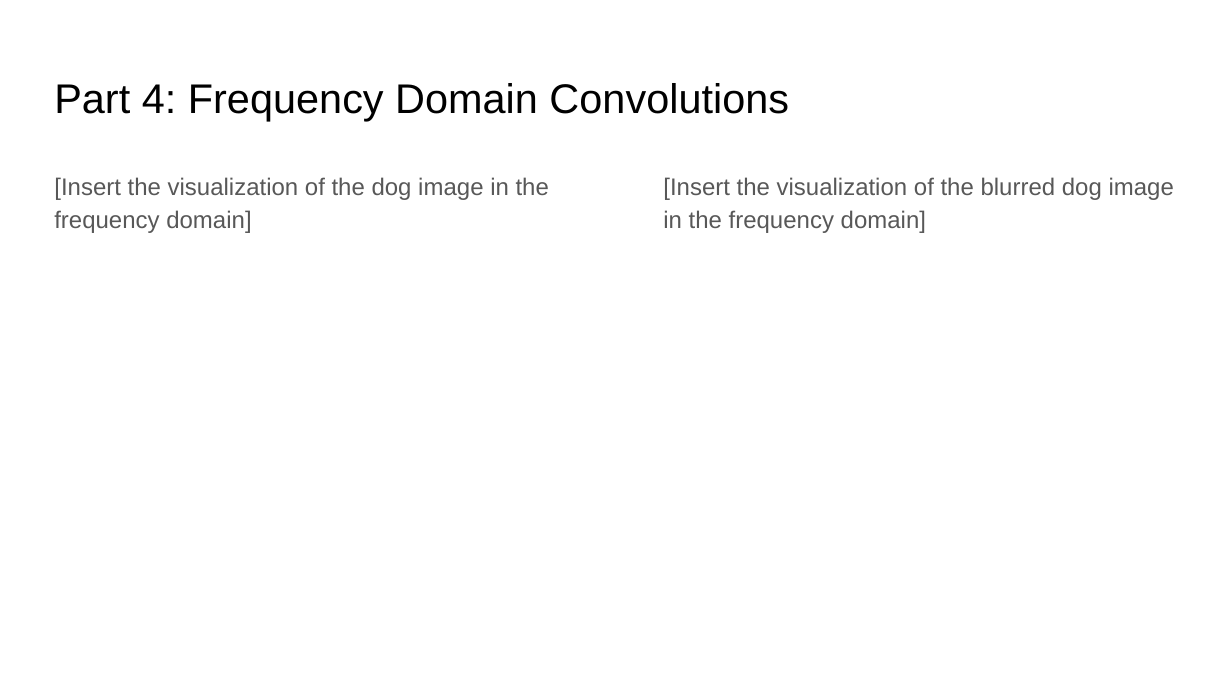
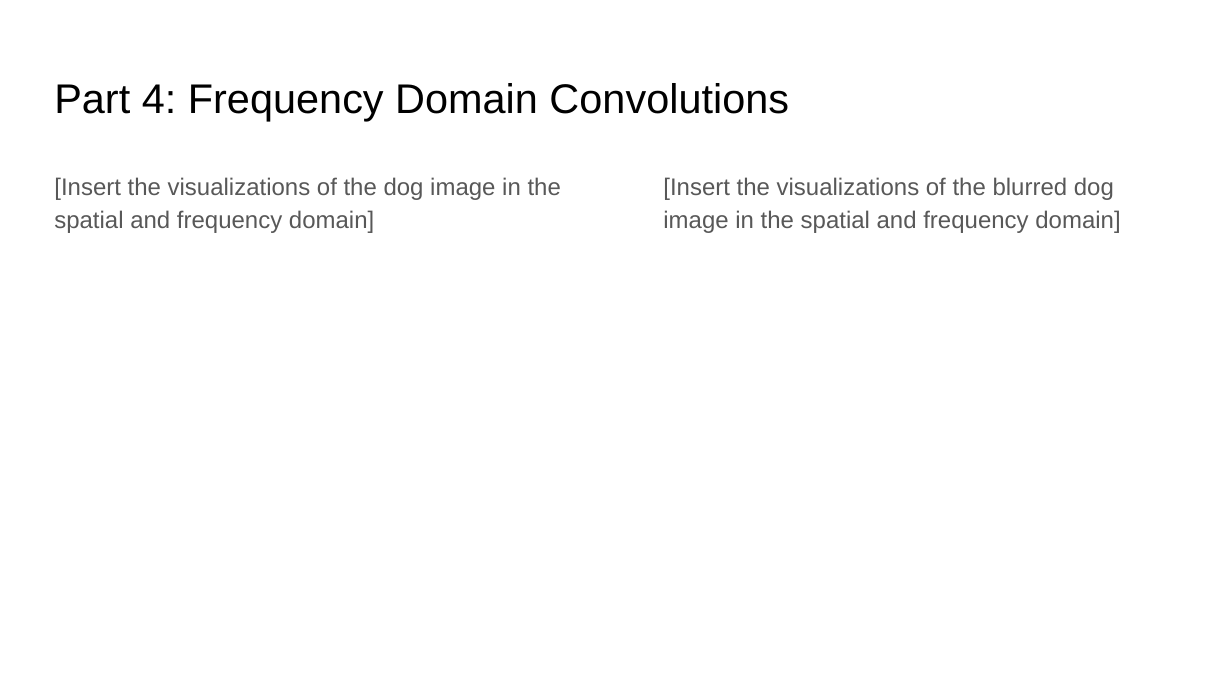
Before and after one commit to aashutoshav/Computer-Vision-Project-1, a slide deck: slide 15 of docs/report.pptx (slide 16 before the commit). Drawn at 1232x693 pixels with LibreOffice and Linux fonts; fonts in the diff are those of the drawing. Boxes give left, top, right and bottom in pixels: in the first picture for what was removed or moved away, otherwise in the second. Text is boxed around its words. In the diff, an @@ line names an element or a change of style, - is before the commit and + after.

```diff
--- a/docs/report.pptx
+++ b/docs/report.pptx
@@ text at (54,177,561,233): text changed @@
-[Insert the visualization of the dog image in the frequency domain]
+[Insert the visualizations of the dog image in the spatial and frequency domain]
@@ text at (663,177,1120,233): text changed @@
-[Insert the visualization of the blurred dog image in the frequency domain]
+[Insert the visualizations of the blurred dog image in the spatial and frequency domain]
```
Also in this commit, not shown: 8 other slides changed, 1 slide removed, 2 other files.
